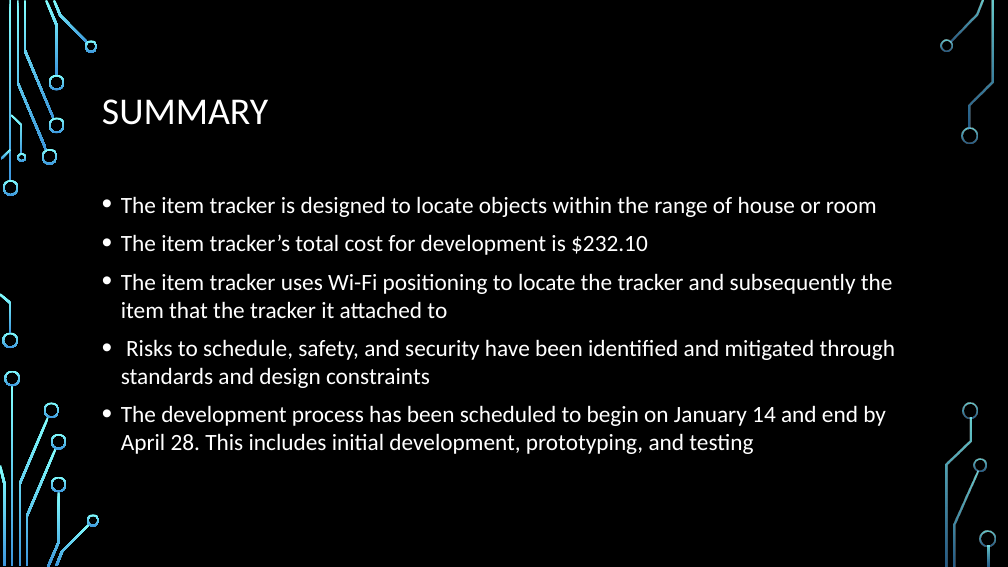
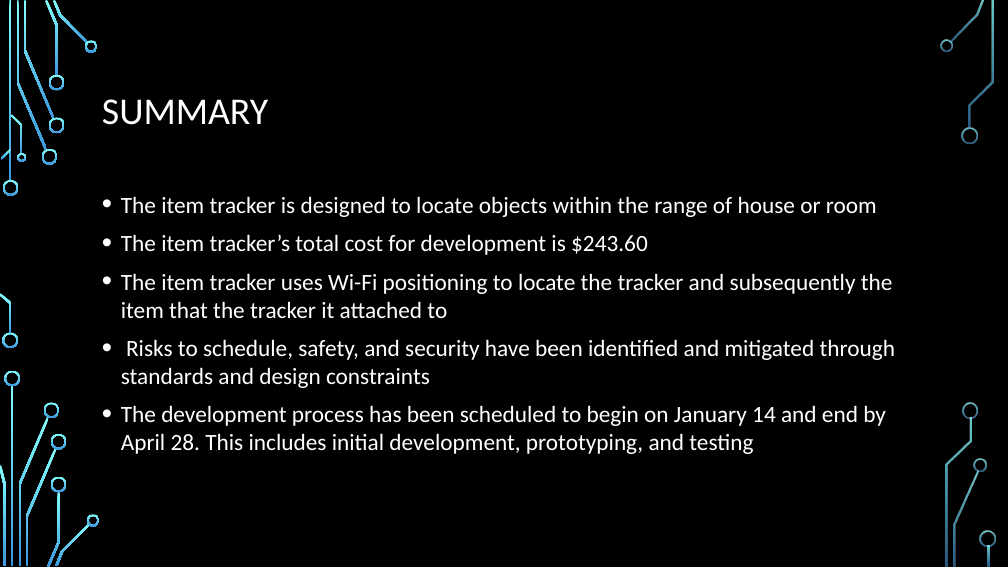
Before and after one commit to dontaylor6000/Group27_Tracker, a slide deck: slide 31 of Documentation/PDRFinal.pptx. Drawn at 1008x567 pixels with LibreOffice and Linux fonts; fonts in the diff are those of the drawing; background and template pictures are left out. Boxes give left, top, right and bottom in pixels: in the first picture for what was removed or moved away, otherwise in the second. Text is boxed around its words. In the diff, an @@ line names an element or a change of style, - is before the commit and + after.

```diff
--- a/Documentation/PDRFinal.pptx
+++ b/Documentation/PDRFinal.pptx
@@ text at (121, 234, 648, 255): text changed @@
-• The item tracker’s total cost for development is $232.10
+• The item tracker’s total cost for development is $243.60
```
